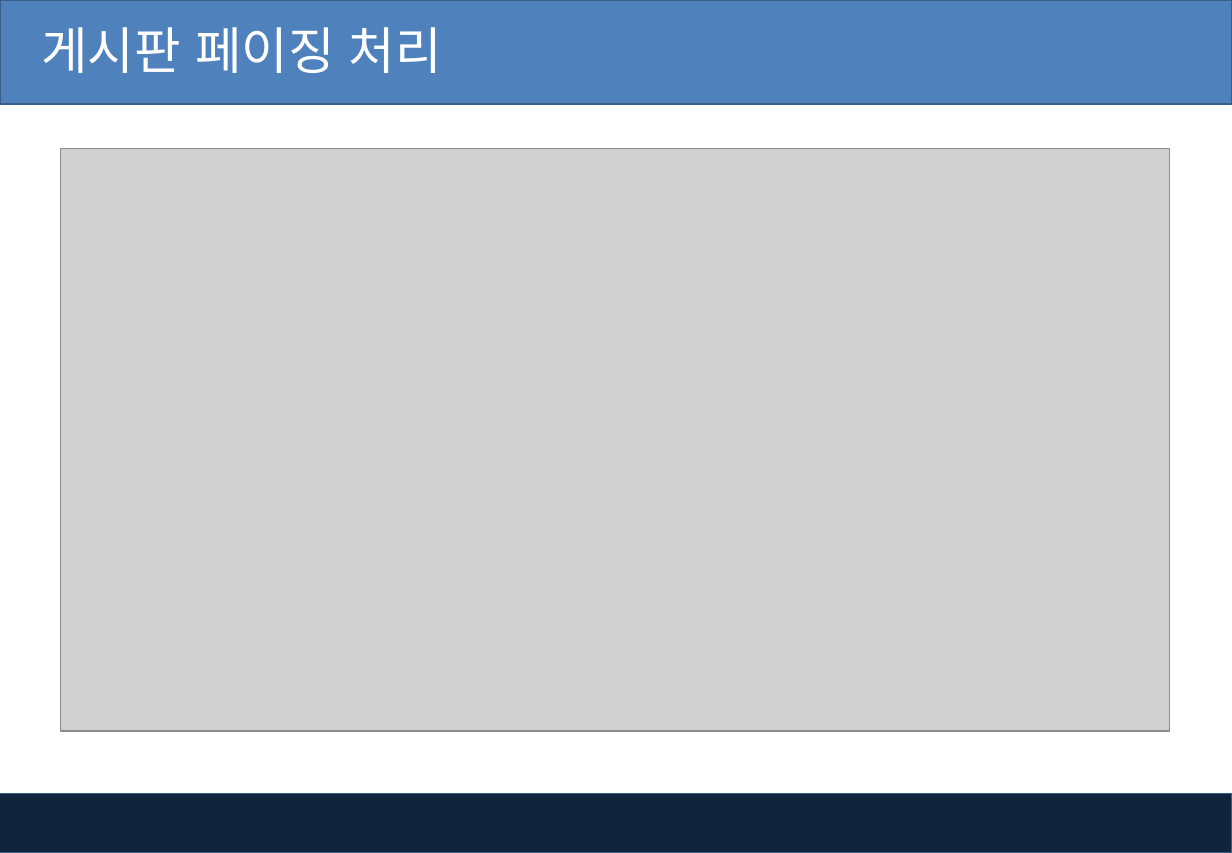
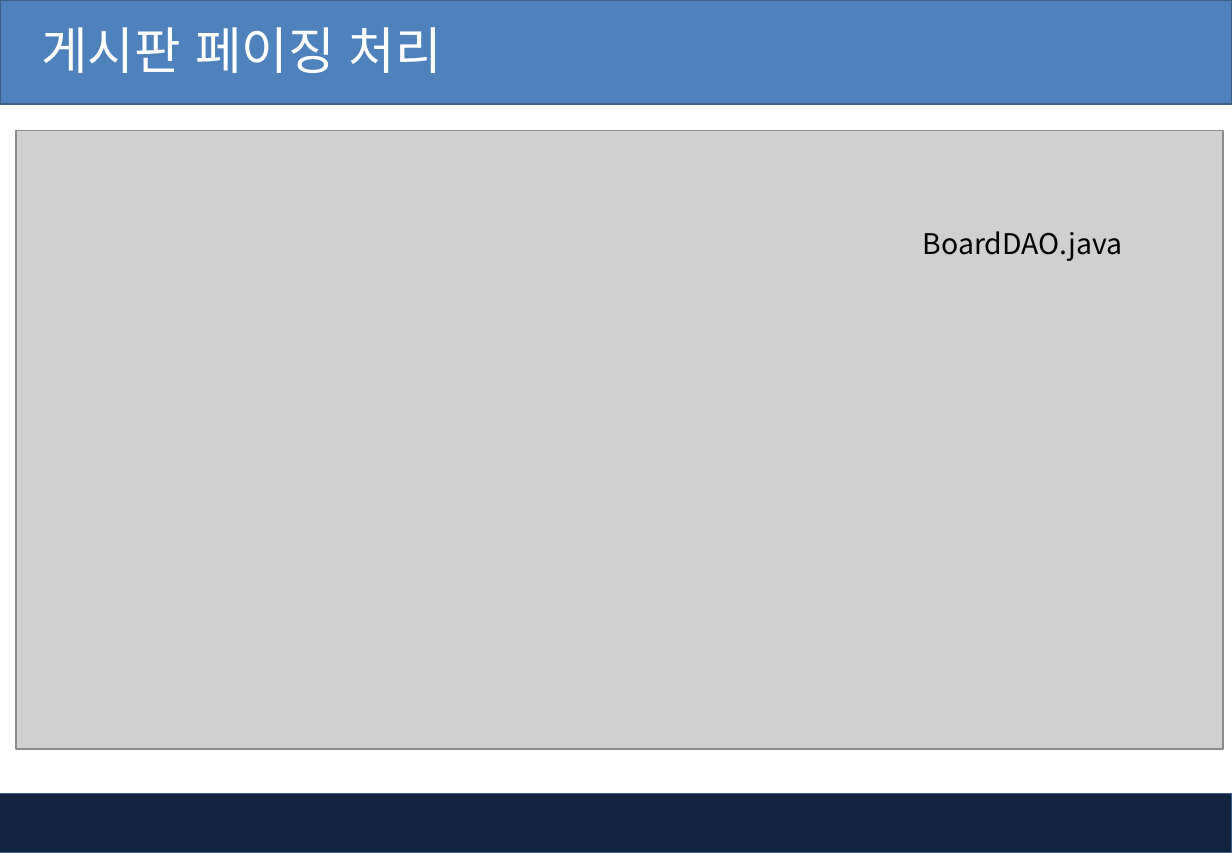
Before and after one commit to pshho/ngreen_project, a slide deck: slide 43 of jspWorks/자료/jsp_ppt/10-2장. Jsp - MVC를 이용한 게시판 관리.pptx. Drawn at 1232x853 pixels with LibreOffice and Linux fonts; fonts in the diff are those of the drawing; grey boxes stand for pictures; background and template pictures are left out. Boxes give left, top, right and bottom in pixels: in the first picture for what was removed or moved away, otherwise in the second. Text is boxed around its words. In the diff, an @@ line names an element or a change of style, - is before the commit and + after.

```diff
--- a/jspWorks/자료/jsp_ppt/10-2장. Jsp - MVC를 이용한 게시판 관리.pptx
+++ b/jspWorks/자료/jsp_ppt/10-2장. Jsp - MVC를 이용한 게시판 관리.pptx
@@ picture: place and size @@
-picture at [60, 149, 1169, 731]
+picture at [16, 131, 1223, 750]
@@ text added at [923, 231, 1123, 261], 18 pt, text #000000 @@
+BoardDAO.java
```
Also in this commit, not shown: 4 other slides changed, 10 other files.
